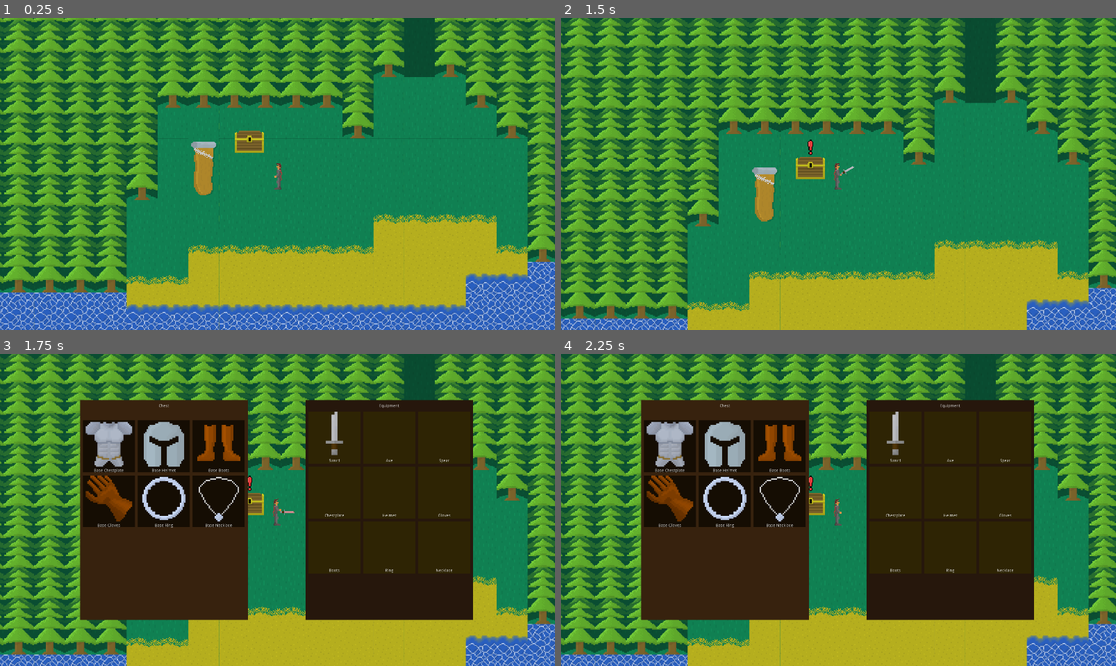
Above: before the commit, frames 1-4 (two rows, left to right).
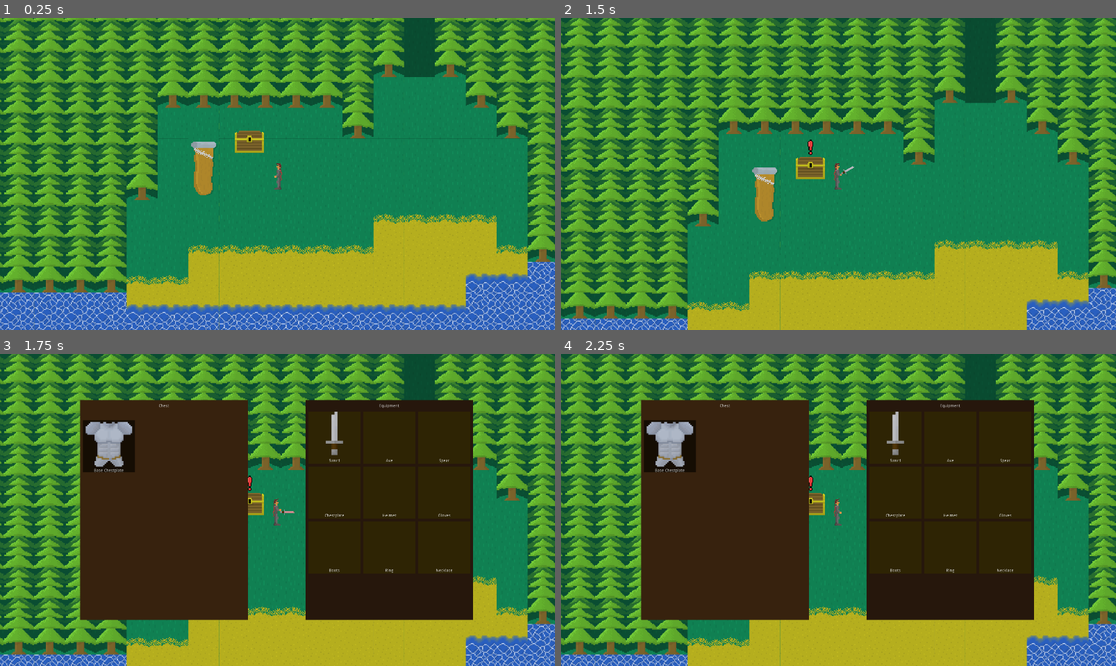
Above: after the commit, the same moments.

Repository: Flying-Octopus-Team/New-Lands
Game: Godot game, scene res://Hub/Hub.tscn
Two runs of this game, one before a commit and one after it. Both use one fixed random seed, a clock stepped at 60 frames per second and the inputs below. The engine's default icon, where the game draws it, is replaced by a stand-in: a white triangle on a blue panel in a dark square.
Inputs (mouse positions are in pixels of both pictures, inside the frame that each line leads up to):
- Up to frame 1 (0.25 s): no input
- Up to frame 2 (1.5 s): tap Enter (ui_accept) at 0.5, 0.77 s; move the mouse to (810, 236) at 0.52 s; hold Up (ui_up) from 0.53 s (still down); click (810, 236) at 0.6 s; move the mouse to (1005, 220) at 1.27 s; click (1005, 220) at 1.35 s
- Up to frame 3 (1.75 s): keep holding Up (ui_up); tap Enter (ui_accept) at 1.52 s
- Up to frame 4 (2.25 s): tap Enter (ui_accept) at 2 s; move the mouse to (672, 447) at 2.02 s; release Up (ui_up) at 2.03 s; hold Left (ui_left) from 2.03 s (still down); click (672, 447) at 2.1 s

Frames 1-2 are identical in both runs. In frame 3, 7.6% of the frame differs, in the area x 15-45%, y 21-56%; in frame 4, 7.6%.

Commit message:
Added more items

Diff:
--- a/Items/Equipment/BaseBoots.tscn
+++ /dev/null
@@ -1,10 +0,0 @@
-[gd_scene load_steps=3 format=2]
-
-[ext_resource path="res://Items/Equipment/graphics/base_boots.png" type="Texture" id=1]
-[ext_resource path="res://Items/shared/Item.tscn" type="PackedScene" id=2]
-
-[node name="BaseBoots" instance=ExtResource( 2 )]
-type = 6
-item_name = "Base Boots"
-texture = ExtResource( 1 )
-speed_modifier = 1
--- a/Items/Equipment/BaseChestplate.tscn
+++ /dev/null
@@ -1,10 +0,0 @@
-[gd_scene load_steps=3 format=2]
-
-[ext_resource path="res://Items/shared/Item.tscn" type="PackedScene" id=1]
-[ext_resource path="res://Items/Equipment/graphics/base_armor.png" type="Texture" id=2]
-
-[node name="BaseChestplate" instance=ExtResource( 1 )]
-type = 3
-item_name = "Base Chestplate"
-texture = ExtResource( 2 )
-hp_modifier = 1
--- a/Items/Equipment/BaseGloves.tscn
+++ /dev/null
@@ -1,10 +0,0 @@
-[gd_scene load_steps=3 format=2]
-
-[ext_resource path="res://Items/Equipment/graphics/base_gloves.png" type="Texture" id=1]
-[ext_resource path="res://Items/shared/Item.tscn" type="PackedScene" id=2]
-
-[node name="BaseGloves" instance=ExtResource( 2 )]
-type = 5
-item_name = "Base Gloves"
-texture = ExtResource( 1 )
-attack_speed_modifier = -0.05
--- a/Items/Equipment/BaseHelmet.tscn
+++ /dev/null
@@ -1,10 +0,0 @@
-[gd_scene load_steps=3 format=2]
-
-[ext_resource path="res://Items/Equipment/graphics/base_helmet.png" type="Texture" id=1]
-[ext_resource path="res://Items/shared/Item.tscn" type="PackedScene" id=2]
-
-[node name="BaseHelmet" instance=ExtResource( 2 )]
-type = 4
-item_name = "Base Helmet"
-texture = ExtResource( 1 )
-hp_modifier = 1
--- a/Items/Equipment/BaseNecklace.tscn
+++ /dev/null
@@ -1,10 +0,0 @@
-[gd_scene load_steps=3 format=2]
-
-[ext_resource path="res://Items/Equipment/graphics/base_necklace.png" type="Texture" id=1]
-[ext_resource path="res://Items/shared/Item.tscn" type="PackedScene" id=2]
-
-[node name="BaseNecklace" instance=ExtResource( 2 )]
-type = 8
-item_name = "Base Necklace"
-texture = ExtResource( 1 )
-damage_modifier = 1
--- a/Items/Equipment/BaseRing.tscn
+++ /dev/null
@@ -1,10 +0,0 @@
-[gd_scene load_steps=3 format=2]
-
-[ext_resource path="res://Items/Equipment/graphics/base_ring.png" type="Texture" id=1]
-[ext_resource path="res://Items/shared/Item.tscn" type="PackedScene" id=2]
-
-[node name="BaseRing" instance=ExtResource( 2 )]
-type = 7
-item_name = "Base Ring"
-texture = ExtResource( 1 )
-damage_modifier = 1
--- /dev/null
+++ b/Items/Equipment/Boots/BaseBoots.tscn
@@ -0,0 +1,10 @@
+[gd_scene load_steps=3 format=2]
+
+[ext_resource path="res://Items/Equipment/Boots/graphics/base_boots.png" type="Texture" id=1]
+[ext_resource path="res://Items/shared/Item.tscn" type="PackedScene" id=2]
+
+[node name="BaseBoots" instance=ExtResource( 2 )]
+type = 6
+item_name = "Base Boots"
+texture = ExtResource( 1 )
+speed_modifier = 1
--- /dev/null
+++ b/Items/Equipment/Boots/LongHeavyarmouredBoots.tscn
@@ -0,0 +1,12 @@
+[gd_scene load_steps=3 format=2]
+
+[ext_resource path="res://Items/shared/Item.tscn" type="PackedScene" id=1]
+[ext_resource path="res://Items/Equipment/Boots/graphics/long_heavy_armored_boots.png" type="Texture" id=2]
+
+[node name="LongHeavyarmouredBoots" instance=ExtResource( 1 )]
+type = 6
+item_name = "Long Heavy-armoured Boots"
+texture = ExtResource( 2 )
+rarity = 2
+hp_modifier = 20
+speed_modifier = 5
--- /dev/null
+++ b/Items/Equipment/Boots/UpgradedBoots.tscn
@@ -0,0 +1,11 @@
+[gd_scene load_steps=3 format=2]
+
+[ext_resource path="res://Items/shared/Item.tscn" type="PackedScene" id=1]
+[ext_resource path="res://Items/Equipment/Boots/graphics/upgraded_boots.png" type="Texture" id=2]
+
+[node name="UpgradedBoots" instance=ExtResource( 1 )]
+type = 6
+item_name = "Upgraded Boots"
+texture = ExtResource( 2 )
+rarity = 1
+speed_modifier = 10
--- /dev/null
+++ b/Items/Equipment/Chestplates/BaseChestplate.tscn
@@ -0,0 +1,10 @@
+[gd_scene load_steps=3 format=2]
+
+[ext_resource path="res://Items/shared/Item.tscn" type="PackedScene" id=1]
+[ext_resource path="res://Items/Equipment/Chestplates/graphics/base_chestplate.png" type="Texture" id=2]
+
+[node name="BaseChestplate" instance=ExtResource( 1 )]
+type = 3
+item_name = "Base Chestplate"
+texture = ExtResource( 2 )
+hp_modifier = 1
--- /dev/null
+++ b/Items/Equipment/Chestplates/UpgradedChestplate.tscn
@@ -0,0 +1,11 @@
+[gd_scene load_steps=3 format=2]
+
+[ext_resource path="res://Items/shared/Item.tscn" type="PackedScene" id=1]
+[ext_resource path="res://Items/Equipment/Chestplates/graphics/upgraded_armor.png" type="Texture" id=2]
+
+[node name="UpgradedChestplate" instance=ExtResource( 1 )]
+type = 3
+item_name = "Upgraded Chestplate"
+texture = ExtResource( 2 )
+rarity = 1
+hp_modifier = 10
--- a/Items/Equipment/CrusaderHelmet.tscn
+++ /dev/null
@@ -1,12 +0,0 @@
-[gd_scene load_steps=3 format=2]
-
-[ext_resource path="res://Items/Equipment/graphics/crusader_helmet.png" type="Texture" id=1]
-[ext_resource path="res://Items/shared/Item.tscn" type="PackedScene" id=2]
-
-[node name="CrusaderHelmet" instance=ExtResource( 2 )]
-type = 4
-item_name = "Crusader Helmet"
-texture = ExtResource( 1 )
-rarity = 2
-hp_modifier = 20
-attack_speed_modifier = -0.1
--- /dev/null
+++ b/Items/Equipment/Gloves/BaseGloves.tscn
@@ -0,0 +1,10 @@
+[gd_scene load_steps=3 format=2]
+
+[ext_resource path="res://Items/Equipment/Gloves/graphics/base_gloves.png" type="Texture" id=1]
+[ext_resource path="res://Items/shared/Item.tscn" type="PackedScene" id=2]
+
+[node name="BaseGloves" instance=ExtResource( 2 )]
+type = 5
+item_name = "Base Gloves"
+texture = ExtResource( 1 )
+attack_speed_modifier = -0.05
--- /dev/null
+++ b/Items/Equipment/Gloves/UpgradedGloves.tscn
@@ -0,0 +1,11 @@
+[gd_scene load_steps=3 format=2]
+
+[ext_resource path="res://Items/shared/Item.tscn" type="PackedScene" id=1]
+[ext_resource path="res://Items/Equipment/Gloves/graphics/upgraded_gloves.png" type="Texture" id=2]
+
+[node name="UpgradedGloves" instance=ExtResource( 1 )]
+type = 5
+item_name = "Upgraded Gloves"
+texture = ExtResource( 2 )
+rarity = 1
+attack_speed_modifier = -0.15
--- /dev/null
+++ b/Items/Equipment/Helmets/BaseHelmet.tscn
@@ -0,0 +1,10 @@
+[gd_scene load_steps=3 format=2]
+
+[ext_resource path="res://Items/Equipment/Helmets/graphics/base_helmet.png" type="Texture" id=1]
+[ext_resource path="res://Items/shared/Item.tscn" type="PackedScene" id=2]
+
+[node name="BaseHelmet" instance=ExtResource( 2 )]
+type = 4
+item_name = "Base Helmet"
+texture = ExtResource( 1 )
+hp_modifier = 1
--- /dev/null
+++ b/Items/Equipment/Helmets/CrusaderHelmet.tscn
@@ -0,0 +1,14 @@
+[gd_scene load_steps=3 format=2]
+
+[ext_resource path="res://Items/Equipment/Helmets/graphics/crusader_helmet.png" type="Texture" id=1]
+[ext_resource path="res://Items/shared/Item.tscn" type="PackedScene" id=2]
+
+[node name="CrusaderHelmet" instance=ExtResource( 2 )]
+type = 4
+item_name = "Crusader Helmet"
+texture = ExtResource( 1 )
+rarity = 2
+hp_modifier = 24
+speed_modifier = 3
+damage_modifier = 3
+attack_speed_modifier = -0.03
--- /dev/null
+++ b/Items/Equipment/Helmets/HelmetOfAvalonTears.tscn
@@ -0,0 +1,13 @@
+[gd_scene load_steps=3 format=2]
+
+[ext_resource path="res://Items/shared/Item.tscn" type="PackedScene" id=1]
+[ext_resource path="res://Items/Equipment/Helmets/graphics/helmet_tears_of_avalon.png" type="Texture" id=2]
+
+[node name="HelmetOfAvalonTears" instance=ExtResource( 1 )]
+type = 4
+item_name = "Helmet of Avalon Tears"
+texture = ExtResource( 2 )
+rarity = 4
+hp_modifier = 50
+damage_modifier = 5
+attack_speed_modifier = -0.02
--- /dev/null
+++ b/Items/Equipment/Helmets/UpgradedHelmet.tscn
@@ -0,0 +1,11 @@
+[gd_scene load_steps=3 format=2]
+
+[ext_resource path="res://Items/shared/Item.tscn" type="PackedScene" id=1]
+[ext_resource path="res://Items/Equipment/Helmets/graphics/upgraded_helmet.png" type="Texture" id=2]
+
+[node name="UpgradedHelmet" instance=ExtResource( 1 )]
+type = 4
+item_name = "Upgraded Helmet"
+texture = ExtResource( 2 )
+rarity = 1
+hp_modifier = 10
--- /dev/null
+++ b/Items/Equipment/Necklaces/BaseNecklace.tscn
@@ -0,0 +1,10 @@
+[gd_scene load_steps=3 format=2]
+
+[ext_resource path="res://Items/Equipment/Necklaces/graphics/base_necklace.png" type="Texture" id=1]
+[ext_resource path="res://Items/shared/Item.tscn" type="PackedScene" id=2]
+
+[node name="BaseNecklace" instance=ExtResource( 2 )]
+type = 8
+item_name = "Base Necklace"
+texture = ExtResource( 1 )
+damage_modifier = 1
--- /dev/null
+++ b/Items/Equipment/Necklaces/GoldKnightNecklace.tscn
@@ -0,0 +1,12 @@
+[gd_scene load_steps=3 format=2]
+
+[ext_resource path="res://Items/shared/Item.tscn" type="PackedScene" id=1]
+[ext_resource path="res://Items/Equipment/Necklaces/graphics/gold_knight_necklace.png" type="Texture" id=2]
+
+[node name="GoldKnightNecklace" instance=ExtResource( 1 )]
+type = 8
+item_name = "Gold Knight Necklace"
+texture = ExtResource( 2 )
+rarity = 1
+speed_modifier = 2
+damage_modifier = 2
--- /dev/null
+++ b/Items/Equipment/Necklaces/MerlinsApprenticeNacklace.tscn
@@ -0,0 +1,13 @@
+[gd_scene load_steps=3 format=2]
+
+[ext_resource path="res://Items/shared/Item.tscn" type="PackedScene" id=1]
+[ext_resource path="res://Items/Equipment/Necklaces/graphics/merlins_apprentice_necklace.png" type="Texture" id=2]
+
+[node name="MerlinsApprenticeNacklace" instance=ExtResource( 1 )]
+type = 8
+item_name = "Merlin's Apprentice Nacklace"
+texture = ExtResource( 2 )
+rarity = 3
+speed_modifier = 100
+damage_modifier = 3
+attack_speed_modifier = -0.15
--- /dev/null
+++ b/Items/Equipment/Rings/BaseRing.tscn
@@ -0,0 +1,10 @@
+[gd_scene load_steps=3 format=2]
+
+[ext_resource path="res://Items/Equipment/Rings/graphics/base_ring.png" type="Texture" id=1]
+[ext_resource path="res://Items/shared/Item.tscn" type="PackedScene" id=2]
+
+[node name="BaseRing" instance=ExtResource( 2 )]
+type = 7
+item_name = "Base Ring"
+texture = ExtResource( 1 )
+damage_modifier = 1
--- /dev/null
+++ b/Items/Equipment/Rings/BattlemageRing.tscn
@@ -0,0 +1,13 @@
+[gd_scene load_steps=3 format=2]
+
+[ext_resource path="res://Items/shared/Item.tscn" type="PackedScene" id=1]
+[ext_resource path="res://Items/Equipment/Rings/graphics/battlemage_ring.png" type="Texture" id=2]
+
+[node name="BattlemageRing" instance=ExtResource( 1 )]
+type = 7
+item_name = "Battlemage Ring"
+texture = ExtResource( 2 )
+rarity = 2
+hp_modifier = 10
+speed_modifier = 25
+damage_modifier = 2
--- /dev/null
+++ b/Items/Equipment/Rings/GoldKnightRing.tscn
@@ -0,0 +1,12 @@
+[gd_scene load_steps=3 format=2]
+
+[ext_resource path="res://Items/shared/Item.tscn" type="PackedScene" id=1]
+[ext_resource path="res://Items/Equipment/Rings/graphics/gold_knigt_ring.png" type="Texture" id=2]
+
+[node name="GoldKnightRing" instance=ExtResource( 1 )]
+type = 7
+item_name = "Gold Knight Ring"
+texture = ExtResource( 2 )
+rarity = 1
+speed_modifier = 5
+damage_modifier = 1
--- a/Scripts/EquipmentManager.gd
+++ b/Scripts/EquipmentManager.gd
@@ -31,16 +31,25 @@
 }
 
 var items= {
-	RARITIES.COMMON: [load("res://Items/Equipment/BaseChestplate.tscn").instance(),
-	load("res://Items/Equipment/BaseHelmet.tscn").instance(),
-	load("res://Items/Equipment/BaseBoots.tscn").instance(),
-	load("res://Items/Equipment/BaseGloves.tscn").instance(),
-	load("res://Items/Equipment/BaseRing.tscn").instance(),
-	load("res://Items/Equipment/BaseNecklace.tscn").instance()],
-	RARITIES.RARE: [load("res://Items/Equipment/CrusaderHelmet.tscn").instance()],
+	RARITIES.COMMON: [load("res://Items/Equipment/Chestplates/BaseChestplate.tscn").instance(),
+	load("res://Items/Equipment/Helmets/BaseHelmet.tscn").instance(),
+	load("res://Items/Equipment/Boots/BaseBoots.tscn").instance(),
+	load("res://Items/Equipment/Gloves/BaseGloves.tscn").instance(),
+	load("res://Items/Equipment/Rings/BaseRing.tscn").instance(),
+	load("res://Items/Equipment/Necklaces/BaseNecklace.tscn").instance()],
+	RARITIES.UNCOMMON: [load("res://Items/Equipment/Chestplates/UpgradedChestplate.tscn").instance(),
+	load("res://Items/Equipment/Helmets/UpgradedHelmet.tscn").instance(),
+	load("res://Items/Equipment/Boots/UpgradedBoots.tscn").instance(),
+	load("res://Items/Equipment/Gloves/UpgradedGloves.tscn").instance(),
+	load("res://Items/Equipment/Rings/GoldKnightRing.tscn").instance(),
+	load("res://Items/Equipment/Necklaces/GoldKnightNecklace.tscn").instance()],
+	RARITIES.RARE: [load("res://Items/Equipment/Helmets/CrusaderHelmet.tscn").instance(),
+	load("res://Items/Equipment/Rings/BattlemageRing.tscn").instance()],
+	RARITIES.EPIC: [load("res://Items/Equipment/Necklaces/MerlinsApprenticeNacklace.tscn").instance()],
+	RARITIES.LEGENDARY: [load("res://Items/Equipment/Helmets/HelmetOfAvalonTears.tscn").instance()],
 }
 
-var chest = items[RARITIES.COMMON]
+var chest = [items[RARITIES.COMMON][0]]
 
 var worn_items = {
 	"Sword": load("res://Items/Weapons/Swords/BaseSword.tscn").instance(),
Renamed: Items/Equipment/graphics/base_boots.png -> Items/Equipment/Boots/graphics/base_boots.png
Not shown, added: Items/Equipment/Boots/graphics/base_boots.png.import
Binary file added: Items/Equipment/Boots/graphics/long_heavy_armored_boots.png
Not shown, added: Items/Equipment/Boots/graphics/long_heavy_armored_boots.png.import
Binary file added: Items/Equipment/Boots/graphics/upgraded_boots.png
Not shown, added: Items/Equipment/Boots/graphics/upgraded_boots.png.import
Renamed: Items/Equipment/graphics/base_armor.png -> Items/Equipment/Chestplates/graphics/base_chestplate.png
Not shown, added: Items/Equipment/Chestplates/graphics/base_chestplate.png.import
Binary file added: Items/Equipment/Chestplates/graphics/upgraded_armor.png
Not shown, added: Items/Equipment/Chestplates/graphics/upgraded_armor.png.import
Renamed: Items/Equipment/graphics/base_gloves.png -> Items/Equipment/Gloves/graphics/base_gloves.png
Not shown, added: Items/Equipment/Gloves/graphics/base_gloves.png.import
(and 29 more such lines)
